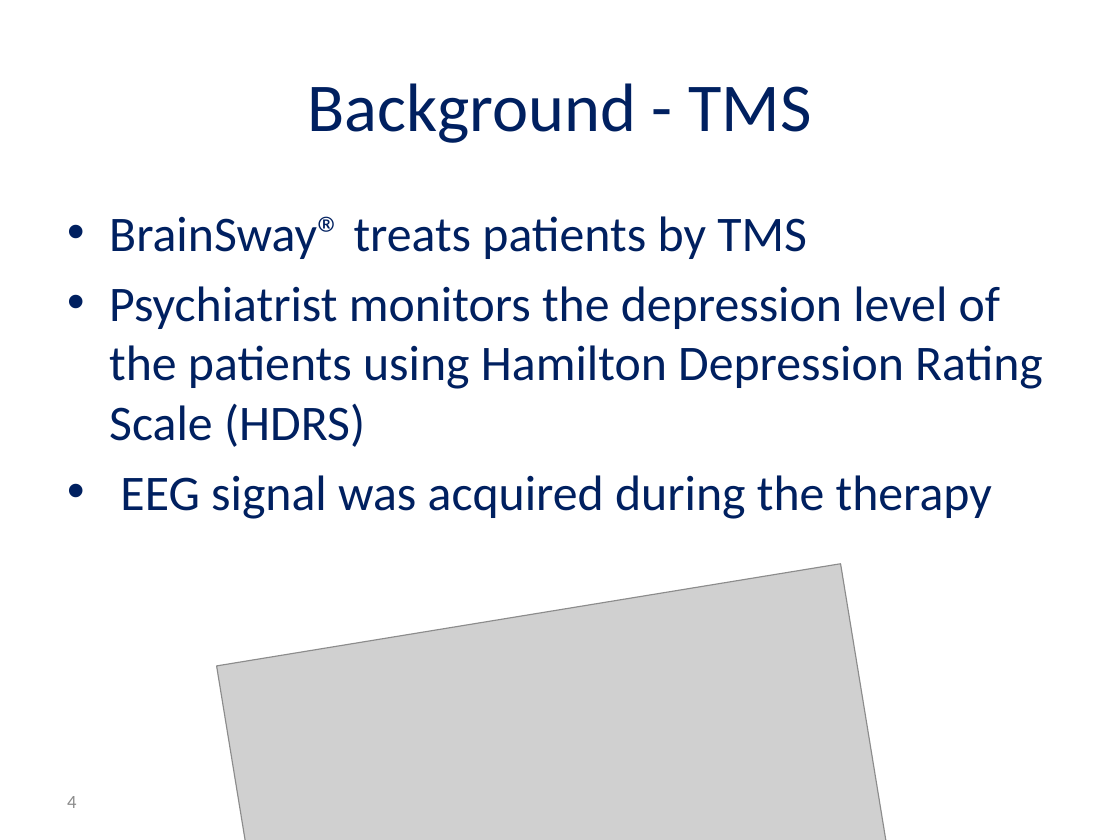
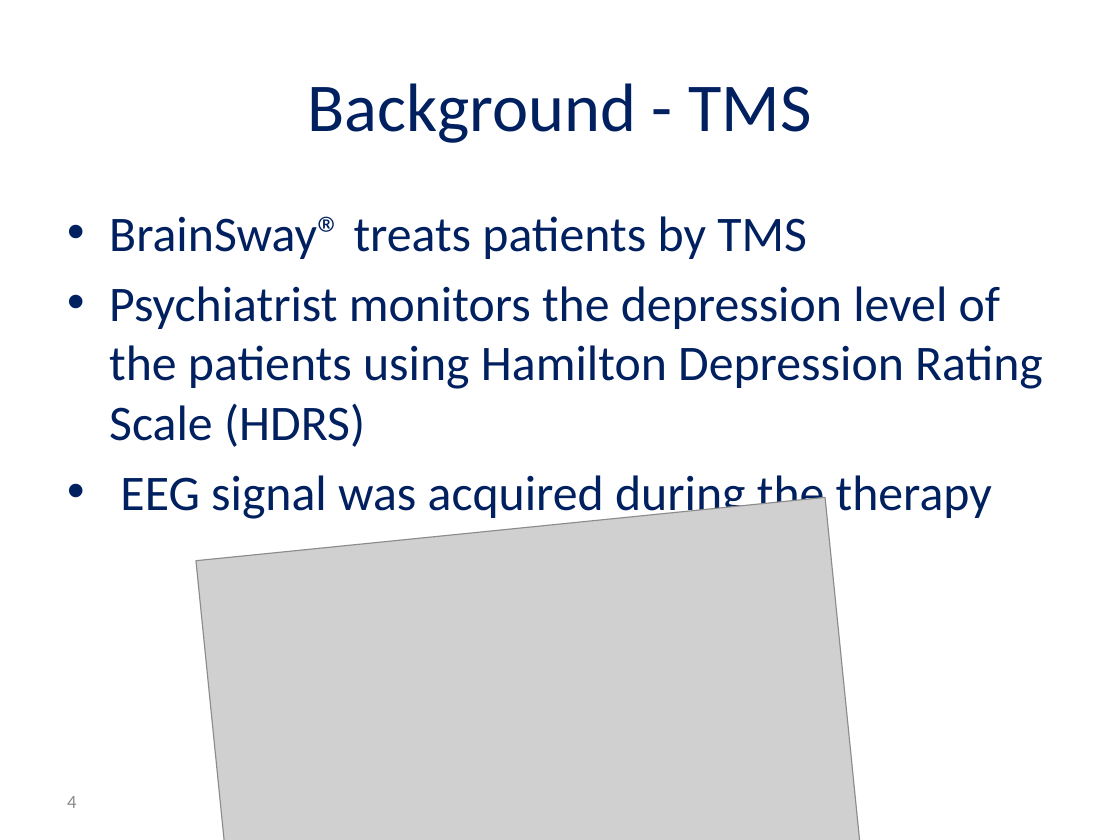
Before and after one commit to reggevlivney/BrainSway, a slide deck: slide 4 of Project_Midterm_Presentation.pptx. Drawn at 1120x840 pixels with LibreOffice and Linux fonts; fonts in the diff are those of the drawing; grey boxes stand for pictures; background and template pictures are left out. Boxes give left, top, right and bottom in pixels: in the first picture for what was removed or moved away, otherwise in the second. Text is boxed around its words. In the diff, an @@ line names an element or a change of style, - is before the commit and + after.

Commit message:
Final Midterm presentation

```diff
--- a/Project_Midterm_Presentation.pptx
+++ b/Project_Midterm_Presentation.pptx
@@ picture at box(196, 498, 865, 840): rotation 350 to 354 degrees @@
```
